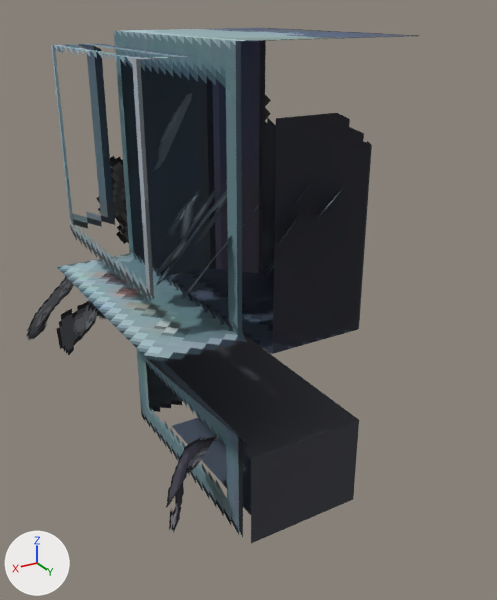
The glTF model games/voiddiver/art/object/700002.glb: old version first, new version second.
The view is the same before and after, from a camera (50 mm lens) standing at (0.928, 1.271, 1.013) and looking at (0.09, -0.125, 0.315). The axes (+X, +Y, +Z) are drawn at lower left. The lights are the same throughout. The first picture is the older version. Vertices at exactly the same position are counted once.
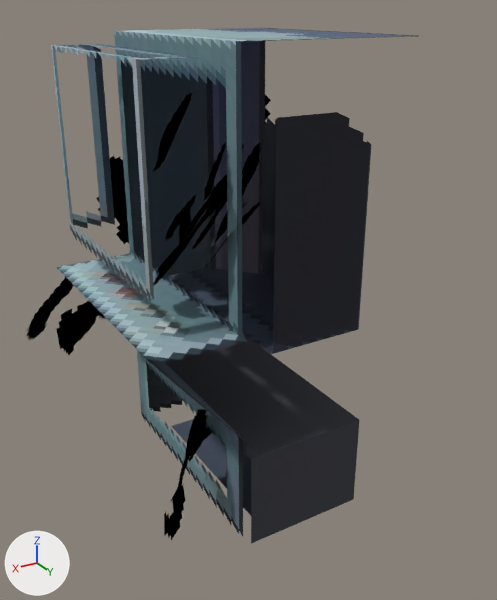
ob_handle_001 is not drawn itself; it is the parent of ob_mesh_1.

Where the newer file only moved an object's origin or applied its transform, the numbers keep the older frame.

The edits, one by one:
me_mesh_1 is used by ob_mesh_1; parent ob_handle_001; location (-0.0106, 0.0375, -0.00782); scale (0.0, 0.0, 0.0).
me_mesh_1 had 889 vertices, 1153 faces and spanned x 0.0..15643.0, y -16383.0..-831.0, z 0.0..12144.0.
me_mesh_1 now has 889 vertices, 1153 faces and spans x 0.0..13253.0, y -15306.0..0.0, z 0.0..16383.0.
me_mesh_1 part 1: 775 of 889 vertices moved; they spanned x 0.0..15643.0, y -12826.0..-831.0, z 0.0..12144.0 and now span x 0.0..13253.0, y -15306.0..0.0, z 3293.0..16383.0; mean shift (-3598.0, -2232.0, 4574.0); largest move (10934.0, -1128.0, 2216.0) -> (2418.0, -10167.0, 16059.0).
me_mesh_1 part 2: 42 of 889 vertices moved; they spanned x 2154.0..5454.0, y -16383.0..-11781.0, z 5846.0..10382.0 and now span x 6310.0..11154.0, y -4602.0..-567.0, z 0.0..5339.0; mean shift (5694.0, 12025.0, -6282.0); largest move (3617.0, -16233.0, 9531.0) -> (10935.0, -1246.0, 224.0).
Other edits to the shape of me_mesh_1 do not show in these pictures.
Object 'handle.001' (ob_handle_001) turns from (-90, 0, 90) to (0, 0, 0) degrees about x, y and z.
Object 'handle.001' (ob_handle_001) is rescaled from (-30.0, -30.0, -30.0) to (1.0, 1.0, 1.0).
Object 'handle.001' (ob_handle_001) moves from (0.0, 0.0, -0.17) to (0.0, 0.0, 0.0).
Object 'Mesh_1' (ob_mesh_1) moves from (-0.0106, 0.0375, -0.00782) to (-0.235, 0.207, -0.135).
Object 'Mesh_1' (ob_mesh_1) is rescaled from (0.0, 0.0, 0.0) to (0.0000631, 0.0000631, 0.0000631).

Location of each change, [x1, y1, x2, y2] in pixels of the pictures (497 x 600 px; the box of a moved part takes in the faces that stretch with it):
'Mesh_1', reshaped, moved, turned, rescaled
    before: [27, 93, 344, 533]
    after: [27, 93, 271, 540]
part 1 of me_mesh_1, moved or reshaped
    before: [27, 93, 341, 356]
    after: [27, 93, 271, 356]
part 2 of me_mesh_1, moved or reshaped
    before: [166, 435, 218, 533]
    after: [164, 409, 212, 540]
